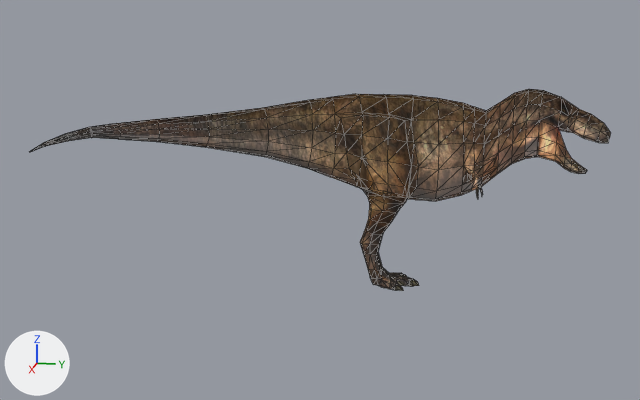
The glTF model models/model.gltf as it was, and as the next commit left it.
The view is the same before and after, from a 50 mm camera at (184.9, 17.8, 40.7) aimed at (-0.3, -19.2, -5.6). Lighting does not change. The marker at lower left points along +X, +Y and +Z. Mesh edges are drawn as thin lines. Vertices at the same position are counted once.

The first picture shows 'T Rex'.
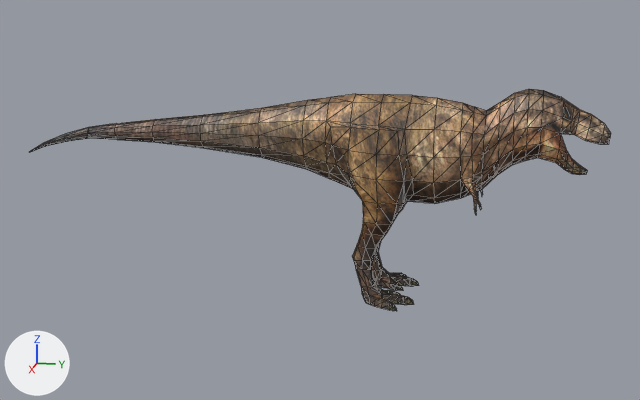
Commit message: Scaled down the T-Rex

The change in detail:
me_cube_001 is used by ob_t_rex; location (0.0, -68.5, 8.2).
me_cube_001 had 468 vertices, 871 faces and spanned x -10.8..0.0, y -19.2..108.9, z -34.1..11.5.
me_cube_001 now has 869 vertices, 1742 faces and spans x -10.8..10.8, y -19.2..108.9, z -34.1..11.5.
me_cube_001 part 1: 401 vertices added at x 0.0..10.8, y -19.2..108.9, z -34.1..10.8.

Boxes (x1, y1, x2, y2) around the edits, measured in the pictures (640 x 400 px):
'T Rex', reshaped (10% taller): before (29, 89, 610, 291); after (29, 89, 611, 311)
part 1 of me_cube_001, added (brown): after (29, 89, 611, 311)
